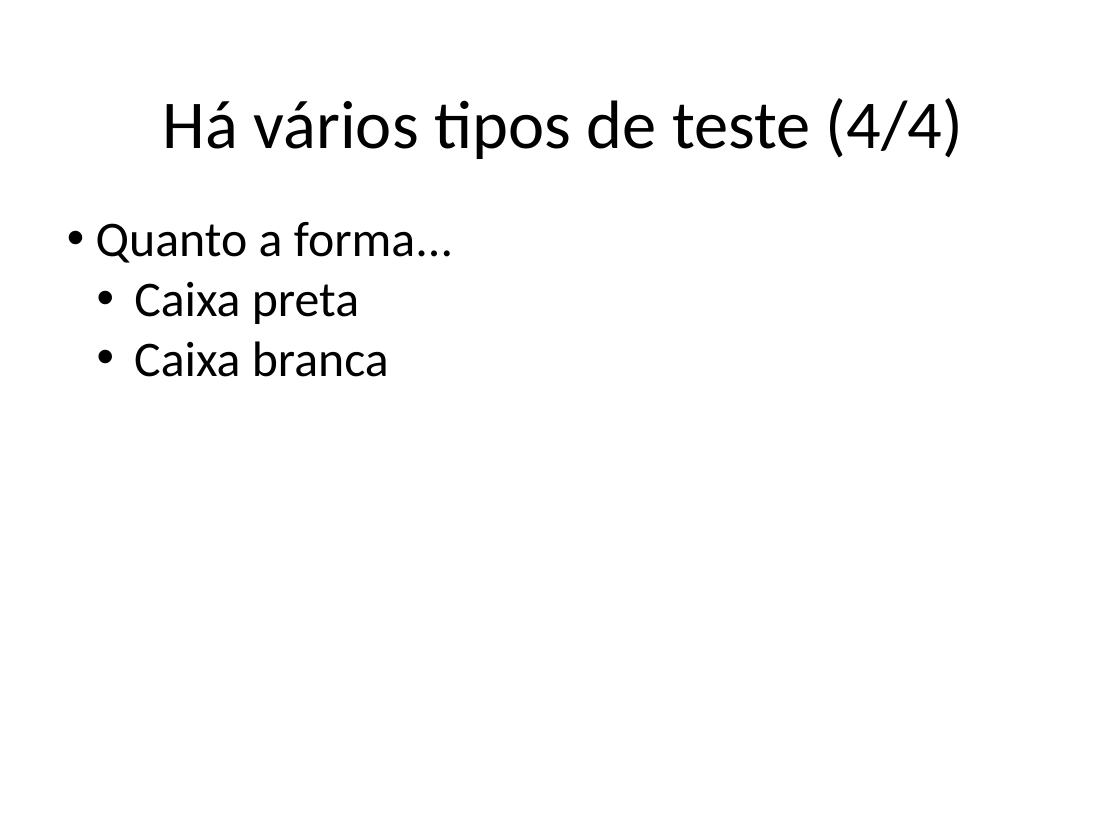
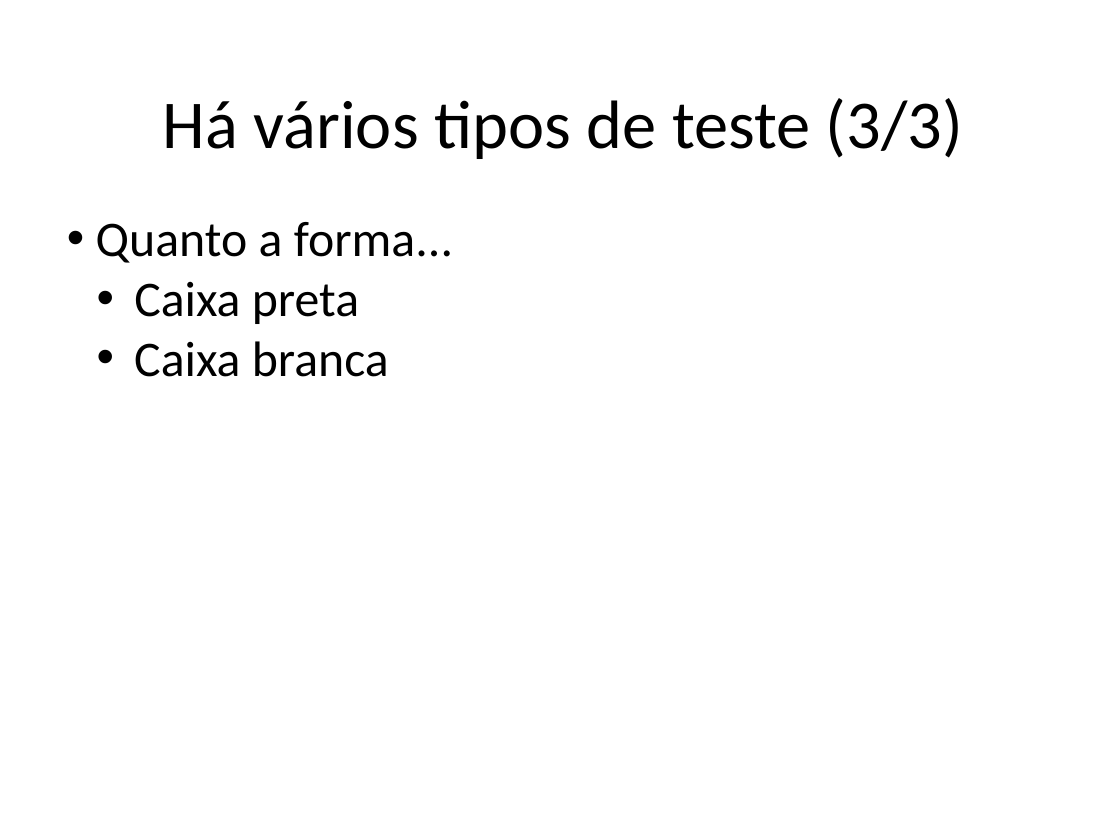
Before and after one commit to STAR-RG/testing-cin, a slide deck: slide 9 of slides.pptx (slide 10 before the commit). Drawn at 1120x840 pixels with LibreOffice and Linux fonts; fonts in the diff are those of the drawing. Boxes give left, top, right and bottom in pixels: in the first picture for what was removed or moved away, otherwise in the second. Text is boxed around its words. In the diff, an @@ line names an element or a change of style, - is before the commit and + after.

```diff
--- a/slides.pptx
+++ b/slides.pptx
@@ text at (163,98,963,159): text changed @@
-Há vários tipos de teste (4/4)
+Há vários tipos de teste (3/3)
```
Also in this commit, not shown: 8 other slides changed, 2 slides removed.
